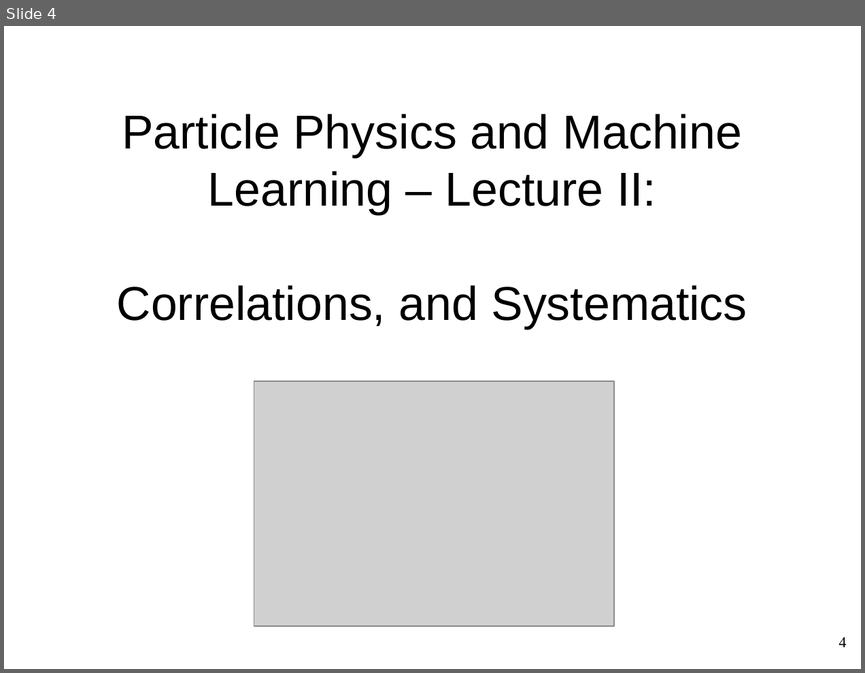
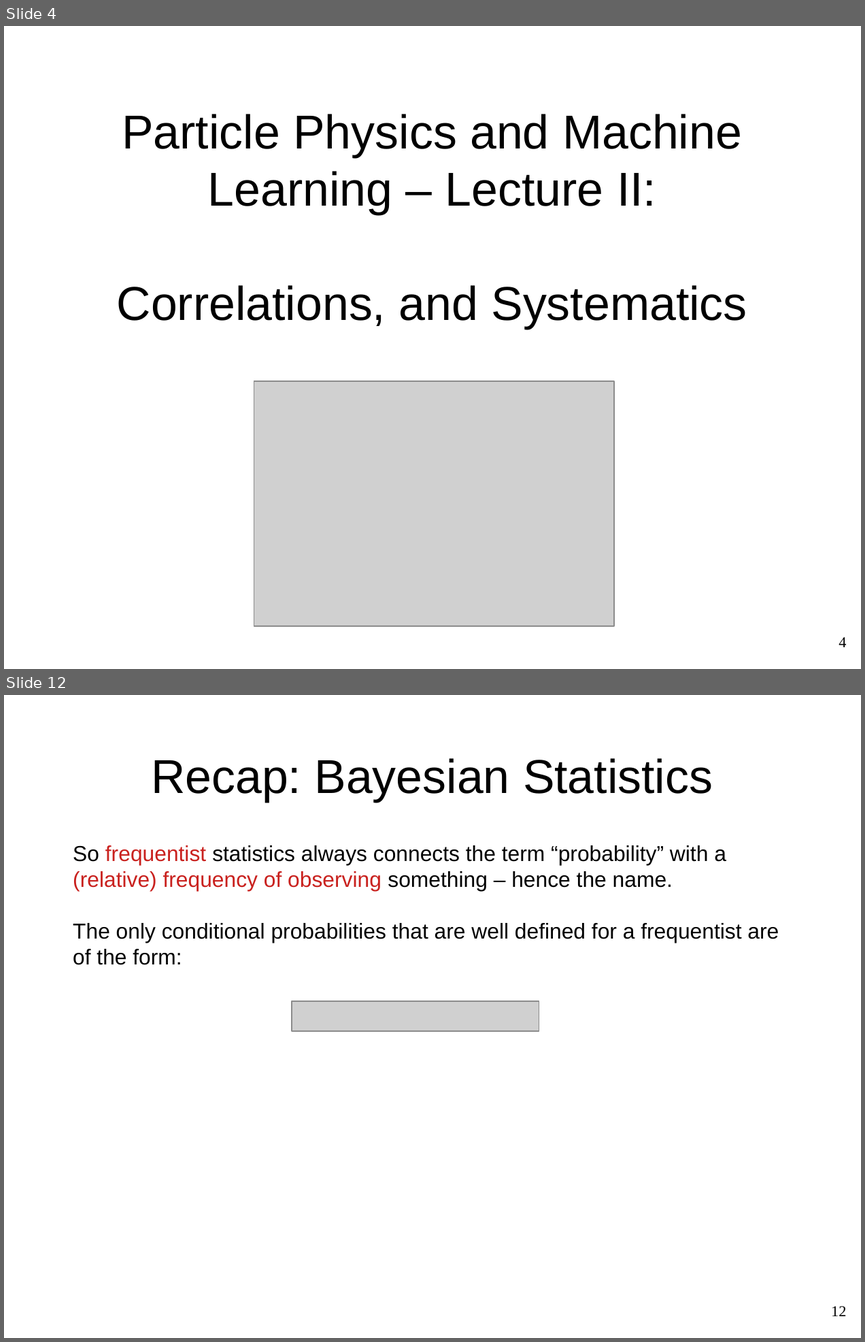
Before and after one commit to WolfgangWaltenberger/winterschool, a slide deck: systematics.odp. Shown one above the other, each under a label of ours: slide 4 before the commit, slides 4 and 12 after it; the slides between them are not shown. The pictures are 865x673 and 865x1342 pixels, drawn with LibreOffice and Linux fonts; fonts in the diff are those of the drawing; grey boxes stand for pictures. Boxes give left, top, right and bottom in pixels: in the first picture for what was removed or moved away, otherwise in the second. Text is boxed around its words. In the diff, an @@ line names an element or a change of style, - is before the commit and + after.

```diff
--- a/systematics.odp
+++ b/systematics.odp
@@ slide 12 added at [4, 695, 861, 1338], background #FFFFFF @@
@@ title added at [151, 758, 713, 802], 44 pt, text #000000 @@
+Recap: Bayesian Statistics
@@ text added at [73, 845, 779, 965], 20 pt, text #000000 @@
+So frequentist statistics always connects the term “probability” with a
+(relative) frequency of observing something – hence the name.
+The only conditional probabilities that are well defined for a frequentist are
+of the form:
@@ picture added at [292, 1001, 539, 1032] @@
@@ page number added at [831, 1306, 846, 1316], 14 pt, text #000000 @@
+12
```
Also in this commit, not shown: 1 slide changed, 16 other slides added, 1 slide removed.
